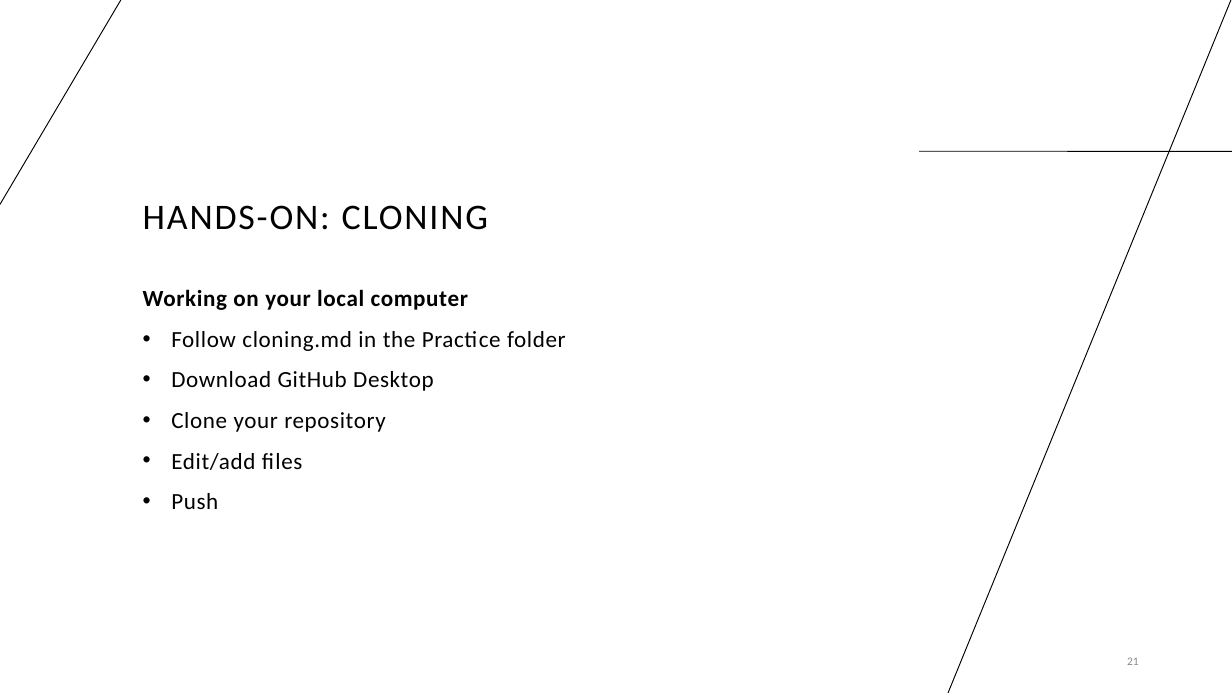
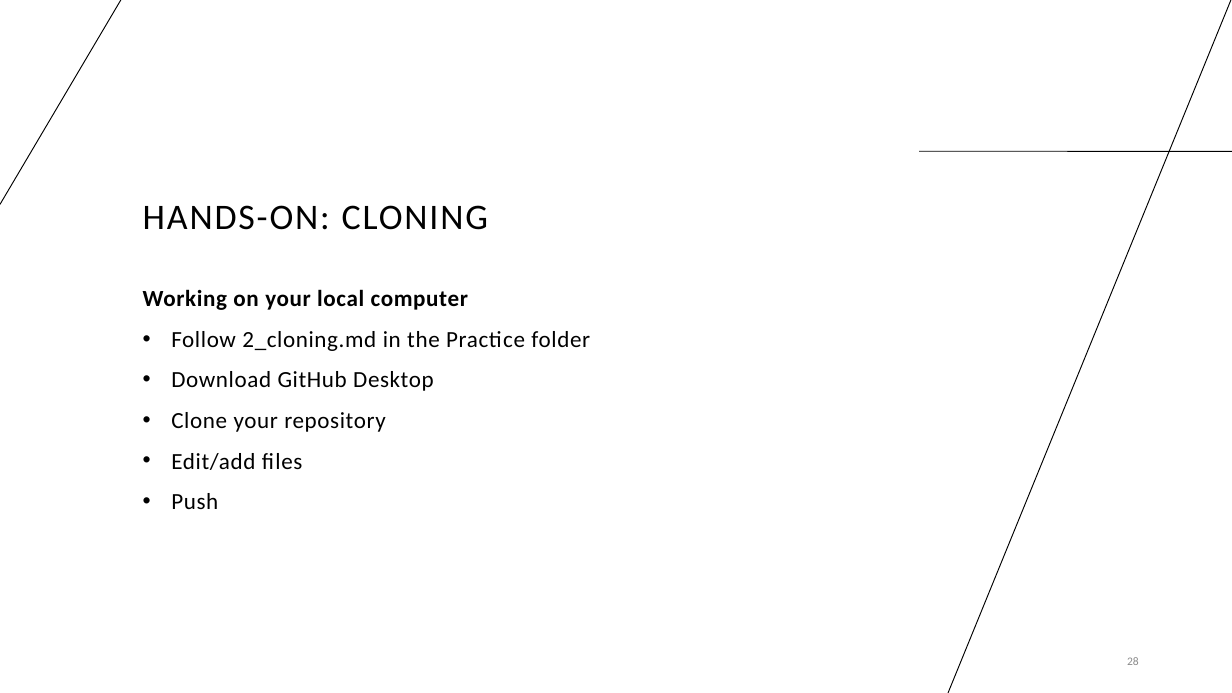
Before and after one commit to cassandra-hui/GitHub-Workshop, a slide deck: slide 28 of Day_1.pptx (slide 21 before the commit). Drawn at 1232x693 pixels with LibreOffice and Linux fonts; fonts in the diff are those of the drawing. Boxes give left, top, right and bottom in pixels: in the first picture for what was removed or moved away, otherwise in the second. Text is boxed around its words. In the diff, an @@ line names an element or a change of style, - is before the commit and + after.

```diff
--- a/Day_1.pptx
+++ b/Day_1.pptx
@@ text at (x1=171, y1=331, x2=590, y2=351): text changed @@
-  • Follow cloning.md in the Practice folder
+  • Follow 2_cloning.md in the Practice folder
@@ page number at (x1=1127, y1=657, x2=1139, y2=665): text changed @@
-21
+28
```
Also in this commit, not shown: 14 other slides changed, 10 slides added, 2 slides removed, 5 other files.
